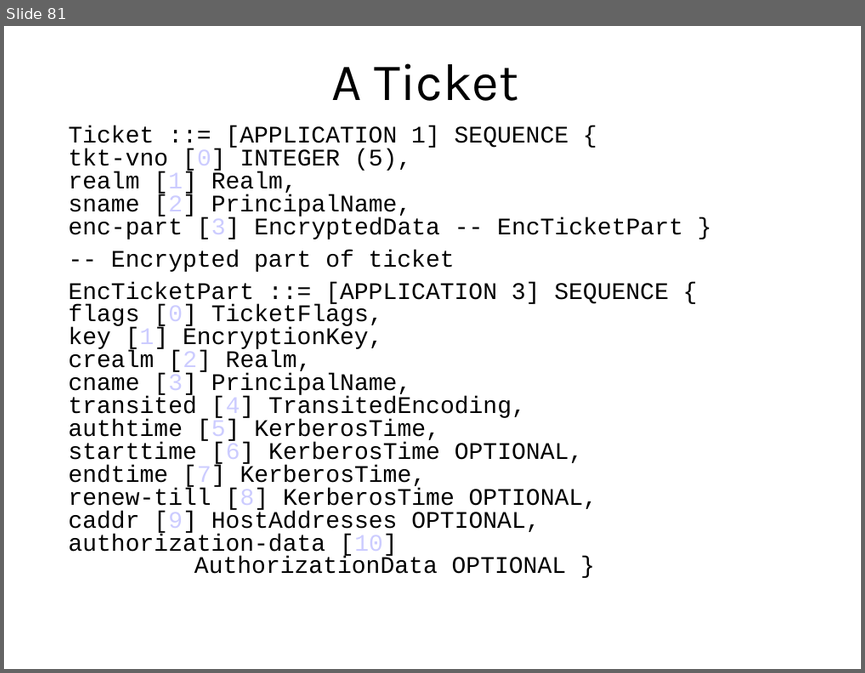
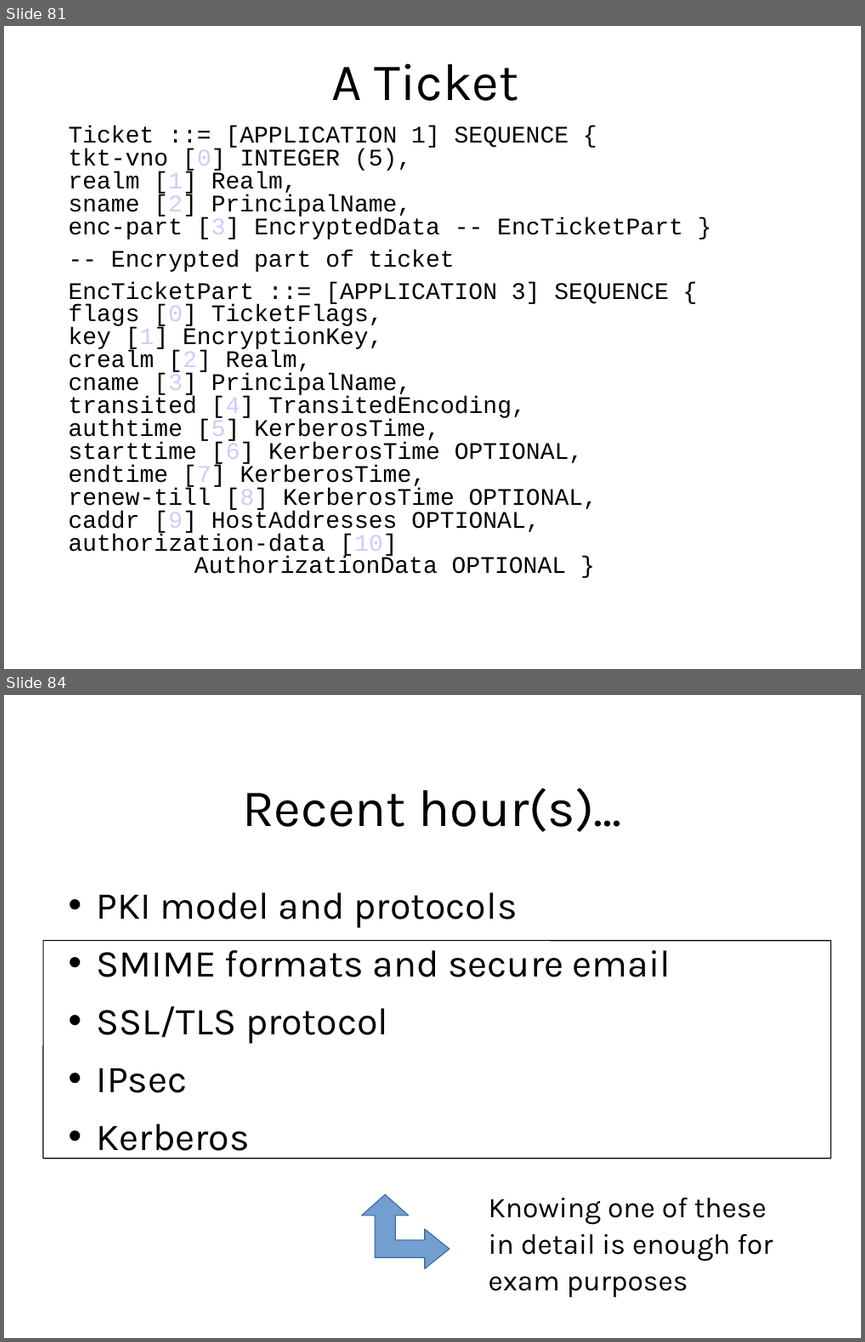
Before and after one commit to sftcd/cs7053, a slide deck: 2016lectures/06-protocols.ppt. Shown one above the other, each under a label of ours: slide 81 before the commit, slides 81 and 84 after it; the slides between them are not shown. The pictures are 865x673 and 865x1342 pixels, drawn with LibreOffice and Linux fonts; fonts in the diff are those of the drawing. Boxes give left, top, right and bottom in pixels: in the first picture for what was removed or moved away, otherwise in the second. Text is boxed around its words. In the diff, an @@ line names an element or a change of style, - is before the commit and + after.

```diff
--- a/2016lectures/06-protocols.ppt
+++ b/2016lectures/06-protocols.ppt
@@ slide 84 added at [4,695,861,1338], background #FFFFFF @@
@@ text added at [242,788,622,832], 44 pt, text #000000 @@
+Recent hour(s)...
@@ text added at [97,892,670,1159], 32 pt, text #000000 @@
+• PKI model and protocols
+• SMIME formats and secure email
+• SSL/TLS protocol
+• IPsec
+• Kerberos
@@ rounded rectangle added at [43,940,831,1157], outline #000000 0.74 pt @@
@@ freeform shape added at [361,1195,449,1269], fill #729FCF, outline #3465A4 0.74 pt @@
@@ text added at [488,1197,772,1297], 24 pt, text #000000 @@
+Knowing one of these
+in detail is enough for
+exam purposes
```
Also in this commit, not shown: 21 slides changed, 1 other file.
